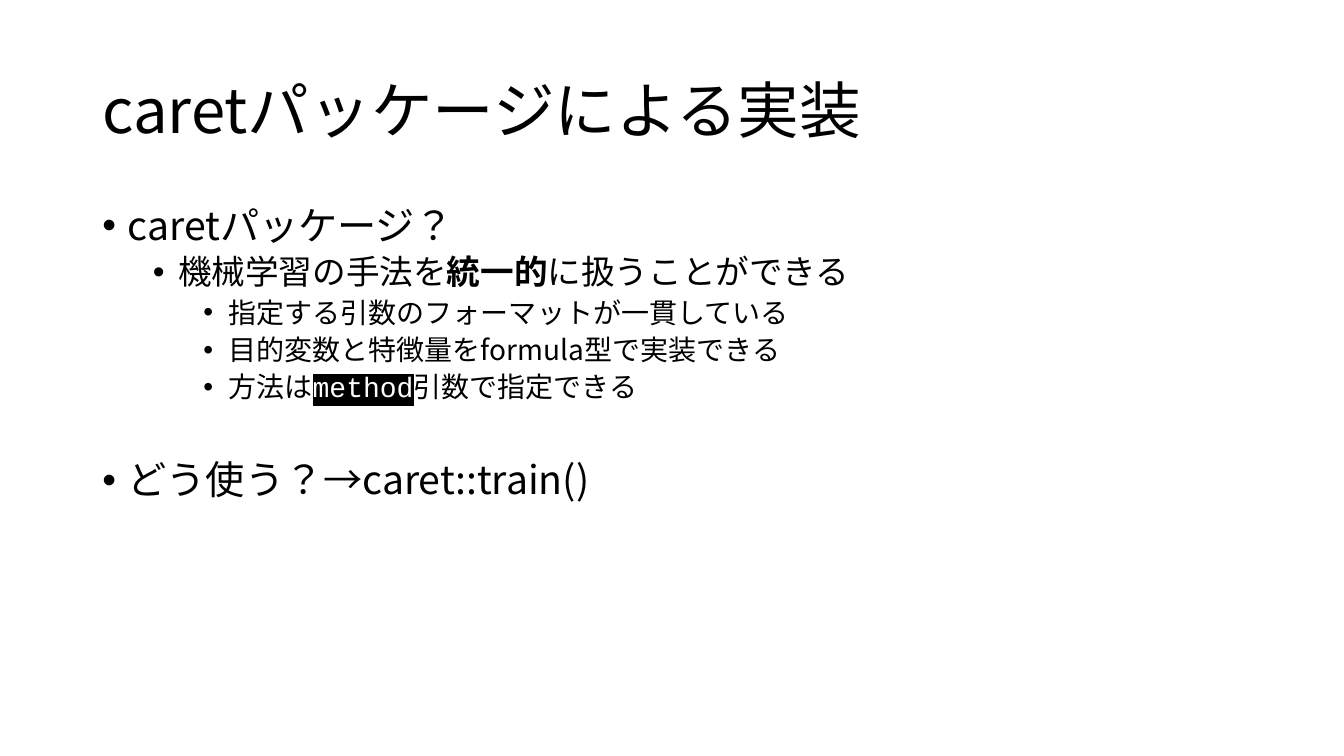
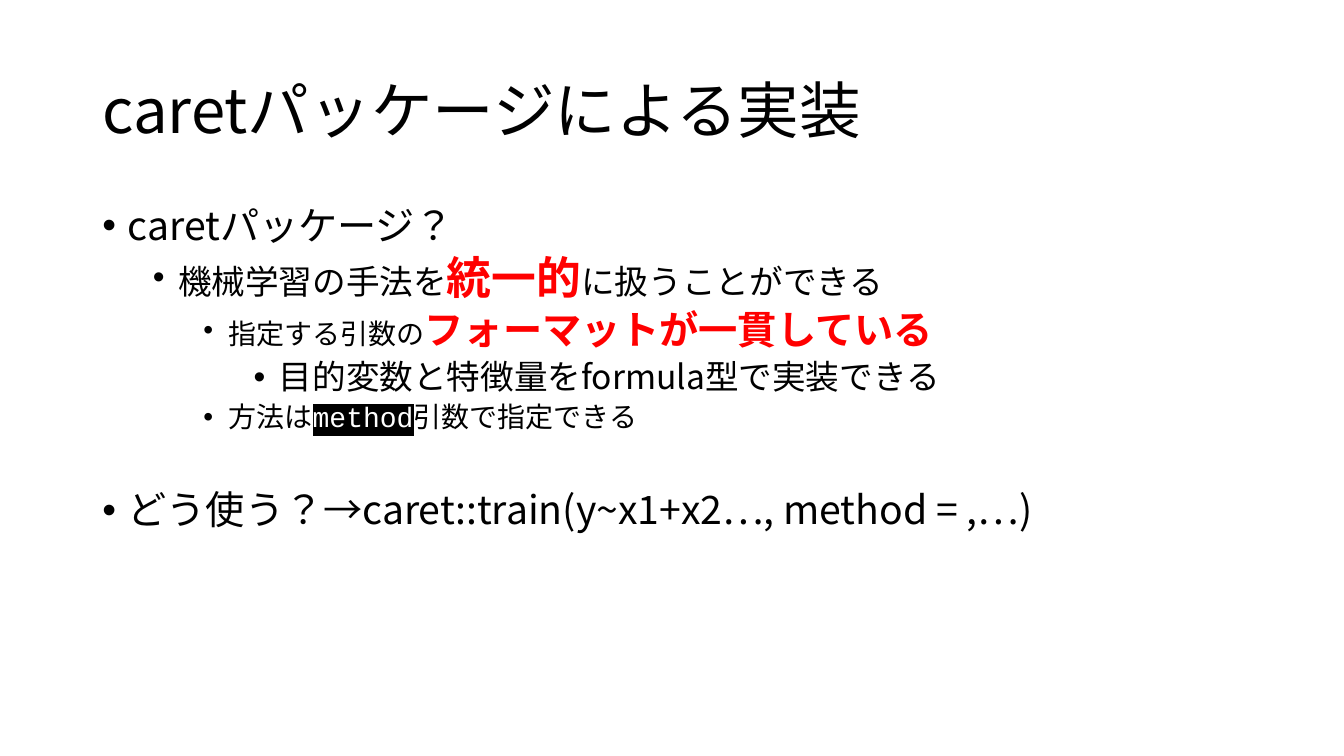
Before and after one commit to 8-u8/Kaggle, a slide deck: slide 22 of Santander/output/caretパッケージを使ったXGBoostのformula型.pptx (slide 24 before the commit). Drawn at 1344x756 pixels with LibreOffice and Linux fonts; fonts in the diff are those of the drawing. Boxes give left, top, right and bottom in pixels: in the first picture for what was removed or moved away, otherwise in the second. Text is boxed around its words. In the diff, an @@ line names an element or a change of style, - is before the commit and + after.

```diff
--- a/Santander/output/caretパッケージを使ったXGBoostのformula型.pptx
+++ b/Santander/output/caretパッケージを使ったXGBoostのformula型.pptx
@@ text at bbox=[178, 256, 940, 392]: size 24 to 32 pt in "機械学習の手法を統一的に扱うことができる"; text colour #000000 to #FF0000 in "機械学習の手法を統一的に扱うことができる", "指定する引数のフォーマットが一貫している"; size 20 to 28 pt, bold on in "指定する引数のフォーマットが一貫している"; size 20 to 24 pt in "目的変数と特徴量をformula型で実装できる"; list level 3 to 4 in "目的変数と特徴量をformula型で実装できる" @@
@@ text at bbox=[128, 491, 927, 533]: text changed @@
-• どう使う？→caret::train()
+• どう使う？→caret::train(y~x1+x2…, method = ,…)
```
Also in this commit, not shown: 22 other slides changed, 1 other file.
